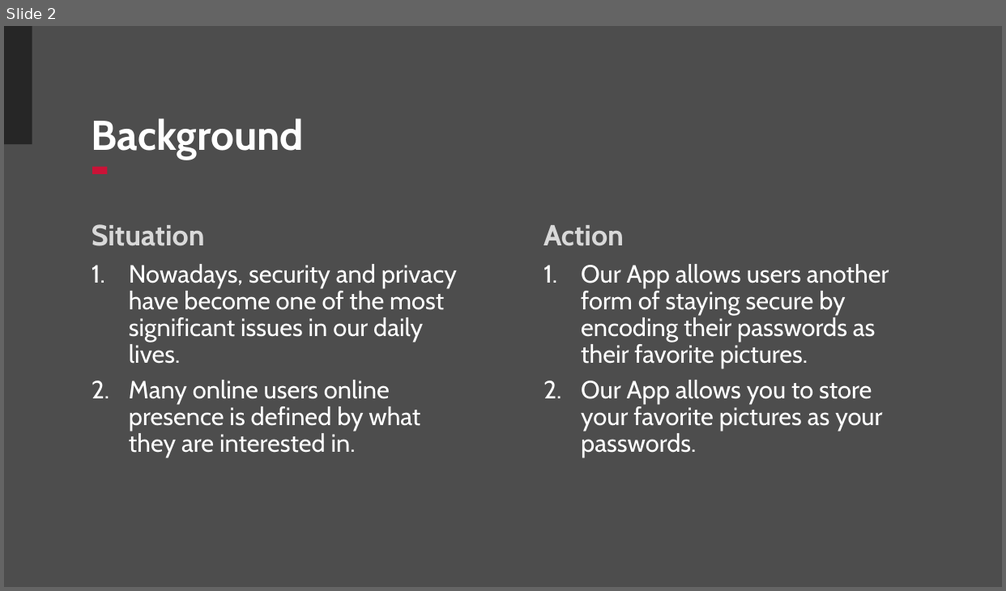
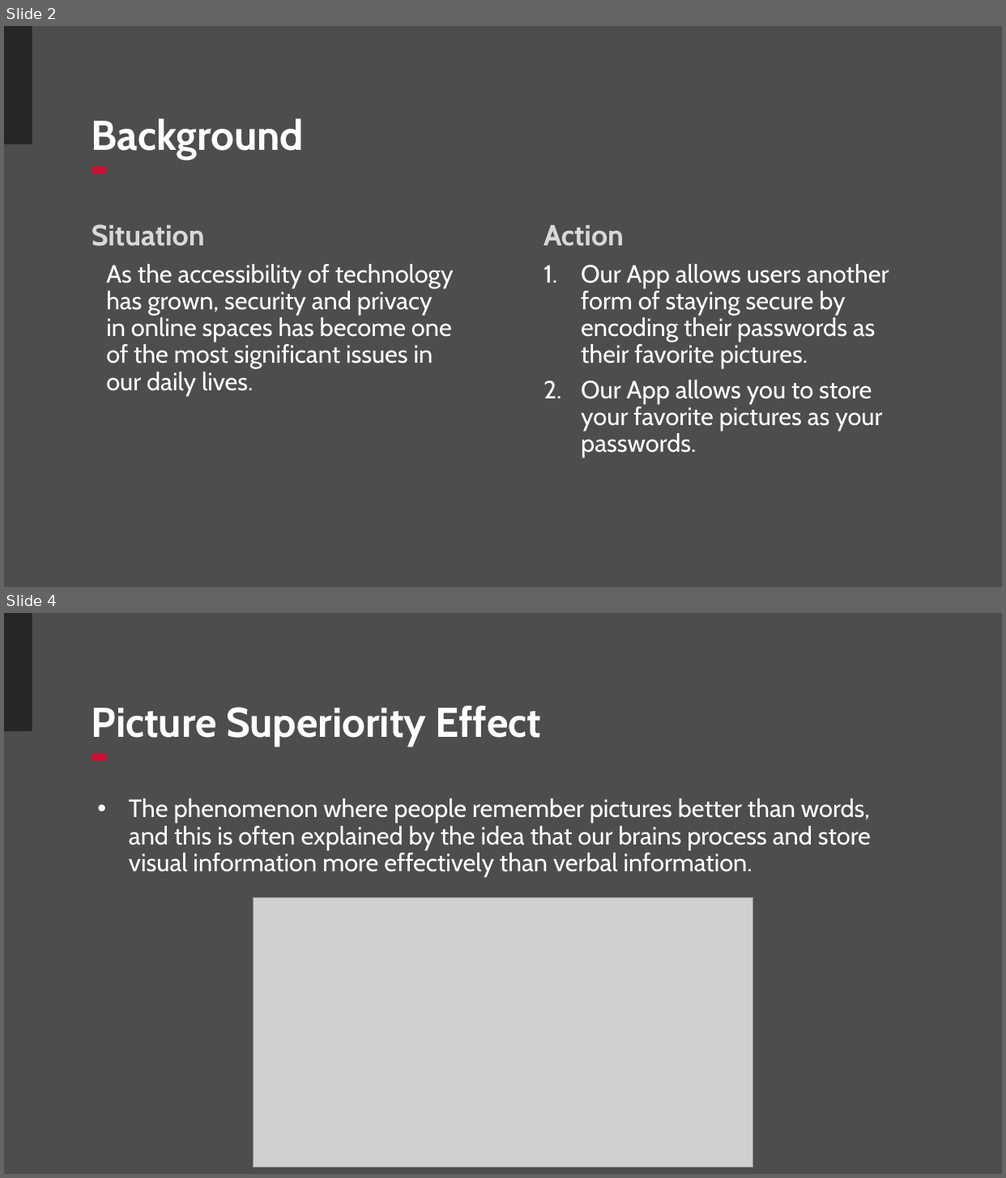
Before and after one commit to nhannguyen111/Steganography-Image-Password, a slide deck: Hackathon 2025 IMGPASS.pptx. Shown one above the other, each under a label of ours: slide 2 before the commit, slides 2 and 4 after it; the slides between them are not shown. The pictures are 1006x591 and 1006x1178 pixels, drawn with LibreOffice and Linux fonts; fonts in the diff are those of the drawing; grey boxes stand for pictures; background and template pictures are left out. Boxes give left, top, right and bottom in pixels: in the first picture for what was removed or moved away, otherwise in the second. Text is boxed around its words. In the diff, an @@ line names an element or a change of style, - is before the commit and + after.

```diff
--- a/Hackathon 2025 IMGPASS.pptx
+++ b/Hackathon 2025 IMGPASS.pptx
@@ slide 4 added at (x1=4, y1=613, x2=1002, y2=1174), background #4D4D4D; not listed: 2 template elements that a slide beside it also shows @@
@@ title added at (x1=91, y1=705, x2=541, y2=746), 40 pt, text #FFFFFF, bold @@
+Picture Superiority Effect
@@ text added at (x1=129, y1=798, x2=871, y2=877), 24 pt, text #FFFFFF @@
+• The phenomenon where people remember pictures better than words, and this is often explained by the idea that our brains process and store visual information more effectively than verbal information.
@@ picture added at (x1=253, y1=898, x2=752, y2=1168) @@
@@ slide 2 changed as well @@
@@ text at (x1=106, y1=264, x2=454, y2=395): text changed @@
-1. Nowadays, security and privacy have become one of the most significant issues in our daily lives.
-2. Many online users online presence is defined by what they are interested in.
+As the accessibility of technology has grown, security and privacy in online spaces has become one of the most significant issues in our daily lives.
```
Also in this commit, not shown: 7 other slides added, 5 slides removed, 1 other file.
